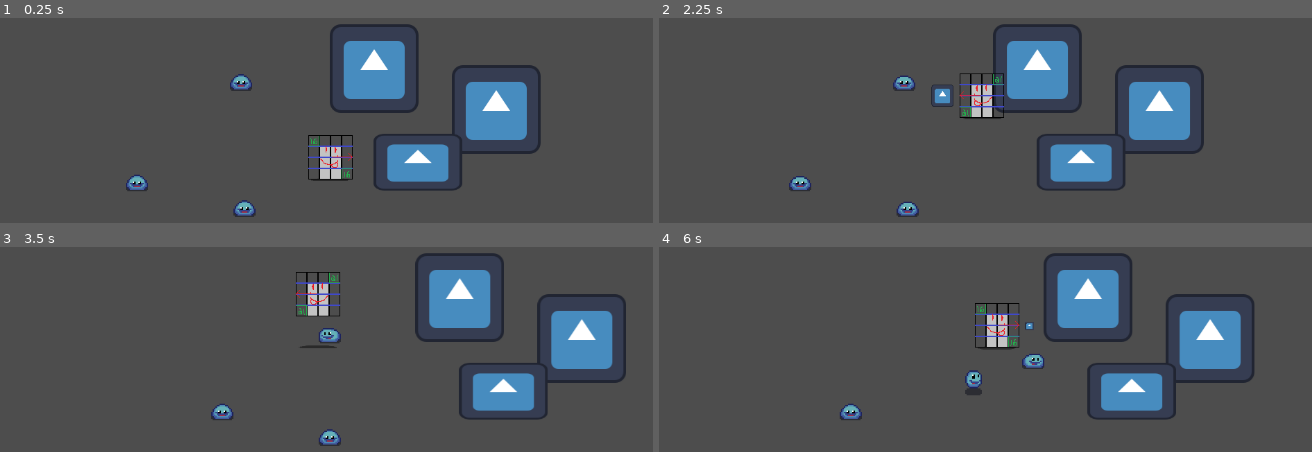
Above: before the commit, frames 1-4 (two rows, left to right).
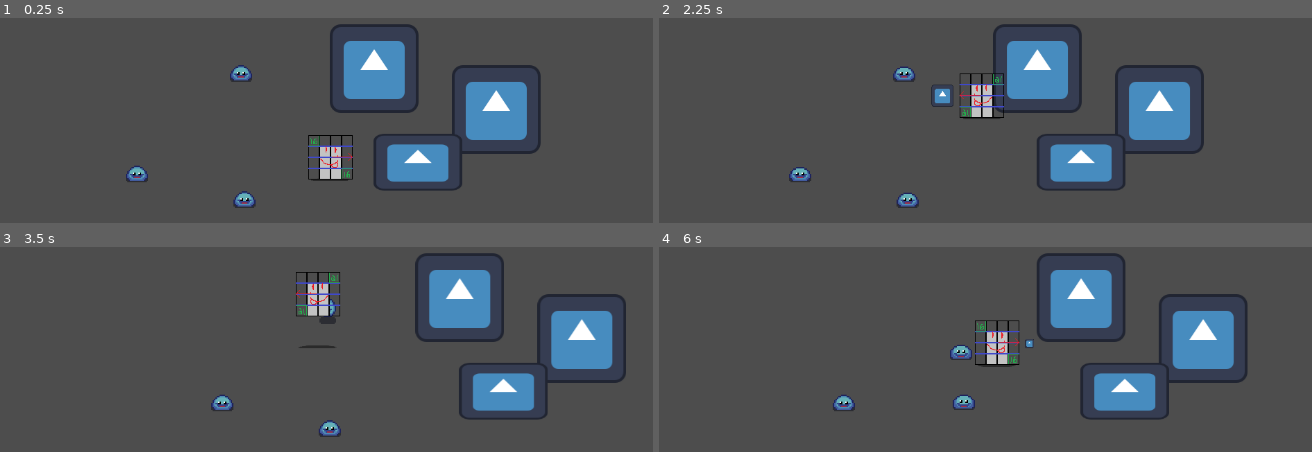
Above: after the commit, the same moments.

Repository: nicojude2005/RowdyBrawl
Game: Godot game, scene res://scenes/world_root.tscn
Same seed, same stepped clock (60 frames per second), same inputs: the game is played once before the commit and once after it. The engine's default icon, where the game draws it, is replaced by a stand-in: a white triangle on a blue panel in a dark square.
Inputs:
- Up to frame 1 (0.25 s): no input
- Up to frame 2 (2.25 s): hold W (up) 0.53-2.03 s; tap F (heavyAttack) at 0.6, 2.1 s; tap Space (jump) at 0.77, 1.52 s; tap E (lightAttack) at 1.35 s; hold A (left) from 2.03 s (still down)
- Up to frame 3 (3.5 s): keep holding A (left); tap E (lightAttack) at 2.85 s; tap Space (jump) at 3.02 s
- Up to frame 4 (6 s): release A (left) at 3.53 s; hold S (down) 3.53-4.28 s; tap F (heavyAttack) at 3.6, 5.1 s; tap Space (jump) at 3.77, 4.52 s; hold D (right) 4.28-5.03 s; tap E (lightAttack) at 4.35, 5.85 s; hold W (up) 5.03-5.78 s; hold D (right) from 5.78 s (still down)

The runs differ from the first frame. In frame 1, 1.1% of the frame differs, in the area x 19-40%, y 22-98%; in frame 2, 1.1%; in frame 3, 1.1%; in frame 4, 6.8%, in the area x 26-92%, y 2-85%.

Commit message:
Added content and fxes
- Now hitbox checks z axis
- fixed enemy position
- fix that flipping player bug
- other such things

Diff:
--- a/rowdybrawl/scenes/enemy.tscn
+++ b/rowdybrawl/scenes/enemy.tscn
@@ -129,17 +129,19 @@
 [sub_resource type="CircleShape2D" id="CircleShape2D_ile5s"]
 radius = 83.09633
 
-[sub_resource type="CircleShape2D" id="CircleShape2D_1x4g4"]
-radius = 12.0
+[sub_resource type="CapsuleShape2D" id="CapsuleShape2D_md0e3"]
+radius = 3.0
 
 [sub_resource type="CircleShape2D" id="CircleShape2D_md0e3"]
 radius = 21.095022
 
 [node name="enemy" type="CharacterBody2D"]
+collision_mask = 16
 script = ExtResource("1_md0e3")
 
 [node name="AnimatedSprite2D" type="AnimatedSprite2D" parent="."]
 texture_filter = 1
+position = Vector2(0, -13)
 scale = Vector2(2, 2)
 sprite_frames = SubResource("SpriteFrames_shcg2")
 animation = &"idle"
@@ -152,13 +154,15 @@
 shape = SubResource("CircleShape2D_ile5s")
 
 [node name="enemyCollision" type="CollisionShape2D" parent="."]
-position = Vector2(0, 2)
-shape = SubResource("CircleShape2D_1x4g4")
+rotation = 1.5707964
+shape = SubResource("CapsuleShape2D_md0e3")
 
 [node name="enemy_hitbox" type="Area2D" parent="."]
+position = Vector2(-1, -17)
+collision_layer = 4
+collision_mask = 4
 
 [node name="CollisionShape2D" type="CollisionShape2D" parent="enemy_hitbox"]
-position = Vector2(0, 3)
 shape = SubResource("CircleShape2D_md0e3")
 
 [connection signal="body_entered" from="detection_area" to="." method="_on_detection_area_body_entered"]
--- a/rowdybrawl/scenes/playerAssociated/playerAttacks/air_light_attack.tscn
+++ b/rowdybrawl/scenes/playerAssociated/playerAttacks/air_light_attack.tscn
@@ -3,6 +3,8 @@
 [ext_resource type="PackedScene" uid="uid://df6js1m8i34eb" path="res://scenes/playerAssociated/playerAttacks/heavy_attack.tscn" id="1_p14tb"]
 
 [node name="airLightAttack" instance=ExtResource("1_p14tb")]
+knockbackDir = Vector2(1, -1)
+knockbackStrength = 100
 
 [node name="Sprite2D" parent="hurtArea/CollisionShape2D" index="0"]
 modulate = Color(0.12156863, 0.58431375, 1, 1)
--- a/rowdybrawl/scenes/playerAssociated/playerAttacks/heavy_attack.tscn
+++ b/rowdybrawl/scenes/playerAssociated/playerAttacks/heavy_attack.tscn
@@ -10,6 +10,9 @@
 [node name="heavyAttack" instance=ExtResource("1_ieak1")]
 texture_filter = 1
 damage = 20
+knockbackDir = Vector2(1, 0)
+knockbackStrength = 1000
+stunDuration = 2
 
 [node name="CollisionShape2D" type="CollisionShape2D" parent="hurtArea" index="0"]
 position = Vector2(57, -32)
--- a/rowdybrawl/scenes/playerAssociated/playerAttacks/hit_box.tscn
+++ b/rowdybrawl/scenes/playerAssociated/playerAttacks/hit_box.tscn
@@ -6,5 +6,7 @@
 script = ExtResource("1_ido3m")
 
 [node name="hurtArea" type="Area2D" parent="."]
+collision_layer = 4
+collision_mask = 4
 
-[connection signal="body_shape_entered" from="hurtArea" to="." method="_on_hurt_area_body_shape_entered"]
+[connection signal="area_entered" from="hurtArea" to="." method="_on_hurt_area_area_entered"]
--- a/rowdybrawl/scenes/playerAssociated/playerAttacks/light_attack.tscn
+++ b/rowdybrawl/scenes/playerAssociated/playerAttacks/light_attack.tscn
@@ -10,6 +10,9 @@
 [node name="LightAttack" instance=ExtResource("1_0xsnh")]
 texture_filter = 1
 damage = 10
+knockbackDir = Vector2(1, 0)
+knockbackStrength = 500
+stunDuration = 2
 
 [node name="CollisionShape2D" type="CollisionShape2D" parent="hurtArea" index="0"]
 position = Vector2(47, -31)
--- /dev/null
+++ b/rowdybrawl/scenes/playerAssociated/the_player.tscn
@@ -0,0 +1,62 @@
+[gd_scene load_steps=7 format=3 uid="uid://b5c8708romg66"]
+
+[ext_resource type="Script" uid="uid://d1lb2i55l1d4y" path="res://scripts/the_player.gd" id="1_qsbax"]
+[ext_resource type="PackedScene" uid="uid://b0py0r48mo2wi" path="res://scenes/playerAssociated/camera_manager.tscn" id="3_olns3"]
+[ext_resource type="Texture2D" uid="uid://dnadcguif2xdk" path="res://sprites/shadowPixel.png" id="3_opa1r"]
+[ext_resource type="Texture2D" uid="uid://ss8hempfs1y8" path="res://sprites/playerBlockOutline64By64.png" id="3_ql0lh"]
+
+[sub_resource type="CapsuleShape2D" id="CapsuleShape2D_qsbax"]
+radius = 5.0
+height = 62.0
+
+[sub_resource type="RectangleShape2D" id="RectangleShape2D_opa1r"]
+size = Vector2(51, 60)
+
+[node name="thePlayer" type="Node2D"]
+script = ExtResource("1_qsbax")
+
+[node name="playerBody" type="CharacterBody2D" parent="."]
+unique_name_in_owner = true
+
+[node name="CollisionShape2D" type="CollisionShape2D" parent="playerBody"]
+position = Vector2(0, -2)
+rotation = 1.5707964
+shape = SubResource("CapsuleShape2D_qsbax")
+
+[node name="RichTextLabel" type="RichTextLabel" parent="playerBody"]
+z_index = 4096
+offset_left = -31.0
+offset_top = -37.0
+offset_right = 9.0
+offset_bottom = 3.0
+scale = Vector2(1.6090713, 1.3567882)
+theme_override_font_sizes/normal_font_size = 10
+scroll_active = false
+
+[node name="shadow" type="Sprite2D" parent="playerBody"]
+modulate = Color(1, 1, 1, 0.58431375)
+self_modulate = Color(1, 1, 1, 0.78039217)
+texture_filter = 1
+position = Vector2(0, -10)
+scale = Vector2(2.2, 1)
+texture = ExtResource("3_opa1r")
+
+[node name="hitBox" type="Node2D" parent="playerBody"]
+z_as_relative = false
+
+[node name="Area2D" type="Area2D" parent="playerBody/hitBox"]
+collision_layer = 4
+collision_mask = 4
+
+[node name="CollisionShape2D" type="CollisionShape2D" parent="playerBody/hitBox/Area2D"]
+position = Vector2(0.5, -30)
+shape = SubResource("RectangleShape2D_opa1r")
+debug_color = Color(0, 0.5930971, 0.73992854, 0.41960785)
+
+[node name="Sprite2D" type="Sprite2D" parent="playerBody/hitBox"]
+z_index = 1
+texture_filter = 1
+position = Vector2(0, -32)
+texture = ExtResource("3_ql0lh")
+
+[node name="cameraController" parent="." instance=ExtResource("3_olns3")]
--- a/rowdybrawl/scripts/enemy.gd
+++ b/rowdybrawl/scripts/enemy.gd
@@ -1,11 +1,15 @@
 extends CharacterBody2D
 class_name Enemy
+
+@onready var animated_sprite_2d: AnimatedSprite2D = $AnimatedSprite2D
 
 var speed = 45
 var playerRef: Node2D = null
 var chase = false
 var health = 100
 var enemy_alive = true
+
+var yReductionAmount = 0.7
 
 var knockback_velocity: Vector2 = Vector2.ZERO
 var friction: float = 300.0
@@ -19,29 +23,23 @@
 		if stun_timer <= 0.0:
 			stunned = false
 
-	if health <= 0:
-		enemy_alive = false
-		health = 0
-		print("enemy has been killed")
 	# friction to knockback velocity
-	if knockback_velocity.length() > 0.1:
-		knockback_velocity = knockback_velocity.move_toward(Vector2.ZERO, friction * delta)
-	else:
-		knockback_velocity = Vector2.ZERO
+	applyFrictionX()
+	applyFrictionY()
 
 	# Only chase if not stunned
 	if chase and playerRef and not stunned:
 		var direction = (playerRef.global_position - global_position).normalized()
 		velocity = direction * speed
-		$AnimatedSprite2D.play("walk")
-		$AnimatedSprite2D.flip_h = global_position.x > playerRef.global_position.x
+		animated_sprite_2d.play("walk")
+		animated_sprite_2d.flip_h = global_position.x > playerRef.global_position.x
 	else:
 		if not stunned:
-			velocity = Vector2.ZERO
-			$AnimatedSprite2D.play("idle")
+			#velocity = Vector2.ZERO
+			animated_sprite_2d.play("idle")
 
 	# Combine movement and knockback
-	velocity += knockback_velocity * delta
+
 
 	move_and_slide()
 
@@ -49,13 +47,21 @@
 func take_hit(damage: int, knockback_dir: Vector2, knockback_strength: float, stun_duration: float) -> void:
 
 	health -= damage
-	print("Enemy took", damage, "damage. Health =", health)
+
 
 	# Apply knockback and stun
-	knockback_velocity = knockback_dir.normalized() * knockback_strength
+	velocity = knockback_dir.normalized() * knockback_strength
 	stunned = true
 	stun_timer = stun_duration
 
+	if health <= 0:
+		die()
+
+
+func die():
+	enemy_alive = false
+	health = 0
+	print("enemy has been killed")
 
 func _on_detection_area_body_entered(body: Node2D) -> void:
 	playerRef= body
@@ -65,5 +71,16 @@
 	playerRef= null
 	chase = false
 
+func applyFrictionX():
+	if abs(velocity.x) > friction:   # if the player is moving faster than the friction force
+		velocity.x -= (velocity.x / abs(velocity.x)) * friction # subtracts friction force opposite of their direction of movement
+	else:
+		velocity.x = 0
+
+func applyFrictionY():
+	if abs(velocity.y) > friction:   # if the player is moving faster than the friction force
+		velocity.y -= (velocity.y / abs(velocity.y)) * friction * yReductionAmount# subtracts friction force opposite of their direction of movement
+	else:
+		velocity.y = 0
 func enemy():
 	pass # used for player hitbox checks
--- a/rowdybrawl/scripts/hit_box.gd
+++ b/rowdybrawl/scripts/hit_box.gd
@@ -2,23 +2,27 @@
 class_name hitBox
 
 var myZIndex
-var zReach = 5
+var zReach = 12
 @export var damage : float
 var duration : float = 10000
 var activeAfter : float = 0
 var lifeTimer : float = 0
-var knockbackDir : Vector2 = Vector2.ZERO
-var knockbackStrength = 0
-var stunDuration = 0
+@export var knockbackDir : Vector2 = Vector2.ZERO
+@export var knockbackStrength = 0
+@export var stunDuration = 0
+var dir = 1
 
-func _on_hurt_area_body_shape_entered(body_rid: RID, body: Node2D, body_shape_index: int, local_shape_index: int) -> void:
-	var enemyZIndex = 0
-	print("anything")
-	if (enemyZIndex < myZIndex + zReach and enemyZIndex > myZIndex - zReach) and lifeTimer >= activeAfter:
-		print("thing in range")
+
+
+func zPosCheck(body : Node2D) -> bool:
+	var enemyZIndex = body.global_position.y
+	#print(str(enemyZIndex) + "\n")
+	#print(str(myZIndex) + "\n")
+	if (enemyZIndex < myZIndex + zReach and enemyZIndex > myZIndex - zReach) :
 		if body.has_method("enemy") and body.name != self.get_parent().name:
-			print("ebeny ")
-			damageEnemy(body)
+			return true
+
+	return false
 
 func _process(delta: float) -> void:
 	lifeTimer += delta
@@ -32,4 +36,12 @@
 	self.queue_free()
 
 func damageEnemy(targetEnemy : Enemy):
-	targetEnemy.take_hit(damage,knockbackDir, knockbackStrength, stunDuration)
+	targetEnemy.take_hit(damage,Vector2(knockbackDir.x * dir,knockbackDir.y), knockbackStrength, stunDuration)
+
+
+func _on_hurt_area_area_entered(area: Area2D) -> void:
+	var body : Enemy
+	if area.name == "enemy_hitbox":
+		body = area.get_parent()
+		if zPosCheck(body):
+			damageEnemy(body)
--- a/rowdybrawl/scripts/the_player.gd
+++ b/rowdybrawl/scripts/the_player.gd
@@ -21,7 +21,7 @@
 var health = 100
 var player_alive = true
 
-
+var facingDir = 1
 var maxSpeed = 100
 var accelaration = 20
 var groundFriction = 10      # these set up basic ground movement
@@ -107,8 +107,9 @@
 		land()
 
 #	disables ground collision when high enough in the air
-	if playerYPosition > 2500:
+	if playerYPosition > 500:
 		playerBody.collision_mask = 2
+		playerBody.collision_layer = 2
 	#rich_text_label.text = str(playerBody.collision_mask)
 
 #	Z ordering bs to make it LOOK like the player is moving all 3D-like
@@ -175,18 +176,26 @@
 			print("ERROR, UNKNOWN ATTACK REQUESTED")
 
 func flipToDirection(flipToRight : bool):
-	if flipToRight and playerBody.scale.y < 1:
-		playerBody.rotation_degrees = 0
-		playerBody.scale.y = 1
-	elif !flipToRight and playerBody.scale.y > -1:
-		playerBody.rotation_degrees = 180
-		playerBody.scale.y = -1
+	if flipToRight and  sprite_2d.flip_h:
+		#playerBody.rotation_degrees = 0
+		#playerBody.scale.y = 1
+		sprite_2d.flip_h = false
+		facingDir = 1
+	elif !flipToRight and not sprite_2d.flip_h:
+		#playerBody.rotation_degrees = 180
+		#playerBody.scale.y = -1
+		sprite_2d.flip_h = true
+		facingDir = -1
 
 func spawnAttack(hitboxToUse : PackedScene, attackDuration : float, attackEndlag : float, attackDamage: float):
 	var attackHitbox : hitBox = hitboxToUse.instantiate();
-	attackHitbox.myZIndex = playerBody.position.y
+	attackHitbox.myZIndex = playerBody.global_position.y
 	hit_box.add_child(attackHitbox)
 	attackHitbox.damage = attackDamage
+	attackHitbox.dir = facingDir
+	if facingDir == -1:
+		attackHitbox.rotation_degrees = 180
+		attackHitbox.scale.y = -1
 
 	attackHitbox.duration = attackDuration
 	attackBusyTimer = attackEndlag
@@ -201,6 +210,7 @@
 	playerYVelocity = 0
 	playerYPosition = 0
 	playerBody.collision_mask = 1
+	playerBody.collision_layer = 1
 
 func applyFrictionX():
 	if abs(playerBody.velocity.x) > groundFriction:   # if the player is moving faster than the friction force
Not shown: 1 places in rowdybrawl/scenes/enemy.tscn that only renumber resources
Not shown: 1 places in rowdybrawl/scenes/world_root.tscn that only renumber resources
